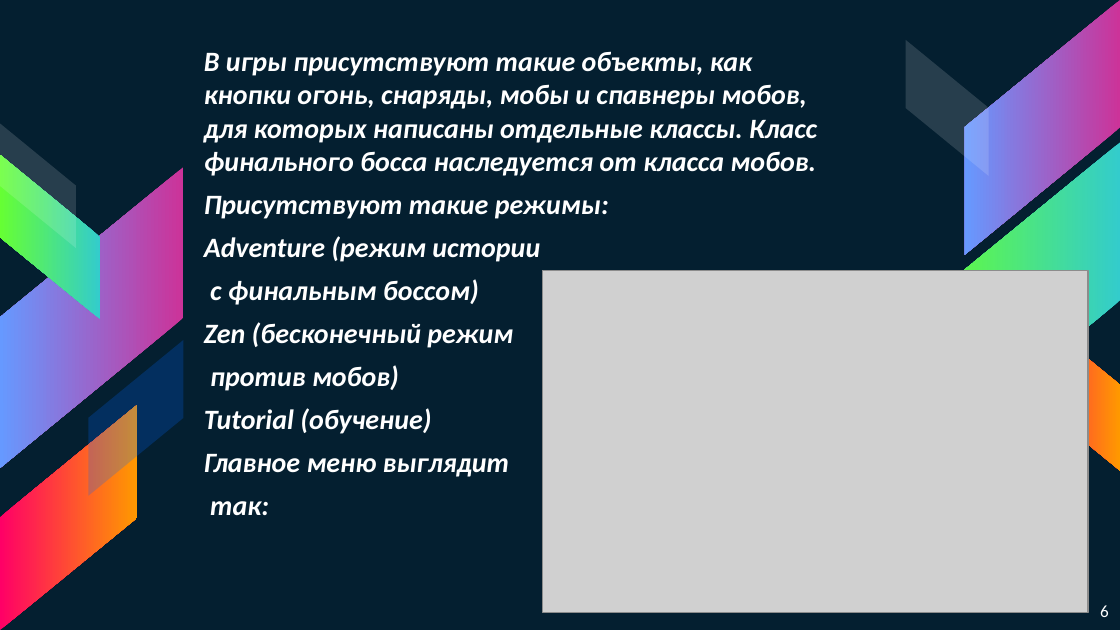
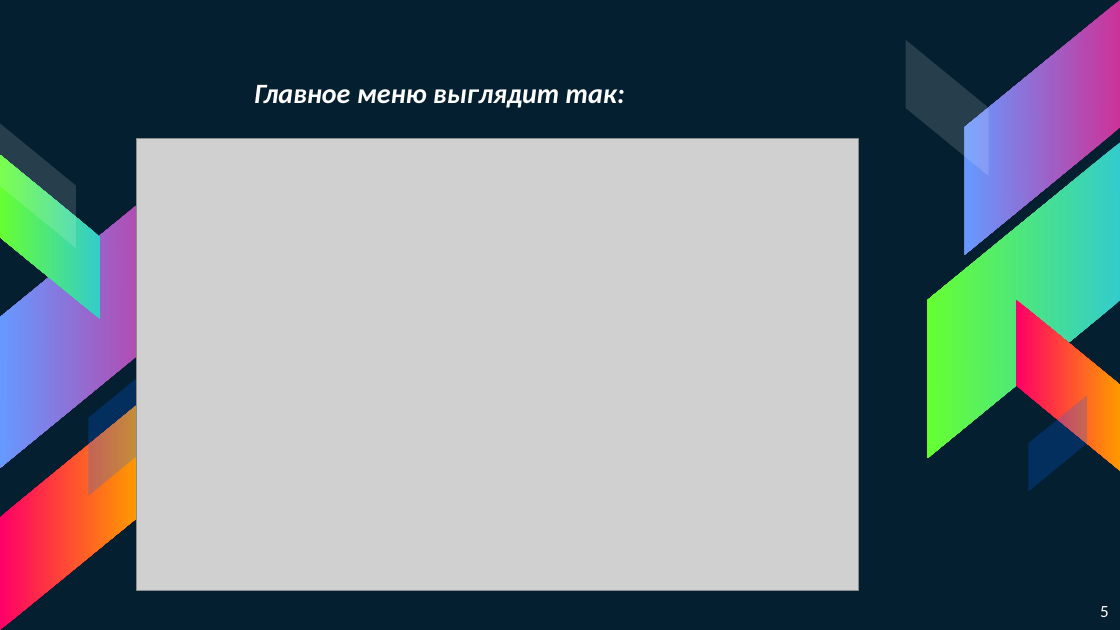
Before and after one commit to RomanRodionov/TheGame, a slide deck: slide 5 of Presentation.pptx (slide 6 before the commit). Drawn at 1120x630 pixels with LibreOffice and Linux fonts; fonts in the diff are those of the drawing; grey boxes stand for pictures. Boxes give left, top, right and bottom in pixels: in the first picture for what was removed or moved away, otherwise in the second. Text is boxed around its words. In the diff, an @@ line names an element or a change of style, - is before the commit and + after.

```diff
--- a/Presentation.pptx
+++ b/Presentation.pptx
@@ text at box(254, 85, 625, 108): text changed @@
-В игры присутствуют такие объекты, как кнопки огонь, снаряды, мобы и спавнеры мобов, для которых написаны отдельные классы. Класс финального босса наследуется от класса мобов.
-Присутствуют такие режимы:
-Adventure (режим истории
-с финальным боссом)
-Zen (бесконечный режим
-против мобов)
-Tutorial (обучение)
-Главное меню выглядит
-так:
+Главное меню выглядит так:
@@ picture: place and size @@
-picture at box(542, 271, 1088, 613)
+picture at box(137, 139, 859, 590)
@@ page number at box(1100, 606, 1109, 617): text changed @@
-6
+5
```
Also in this commit, not shown: 4 other slides changed, 5 slides added, 5 slides removed, 4 other files.
